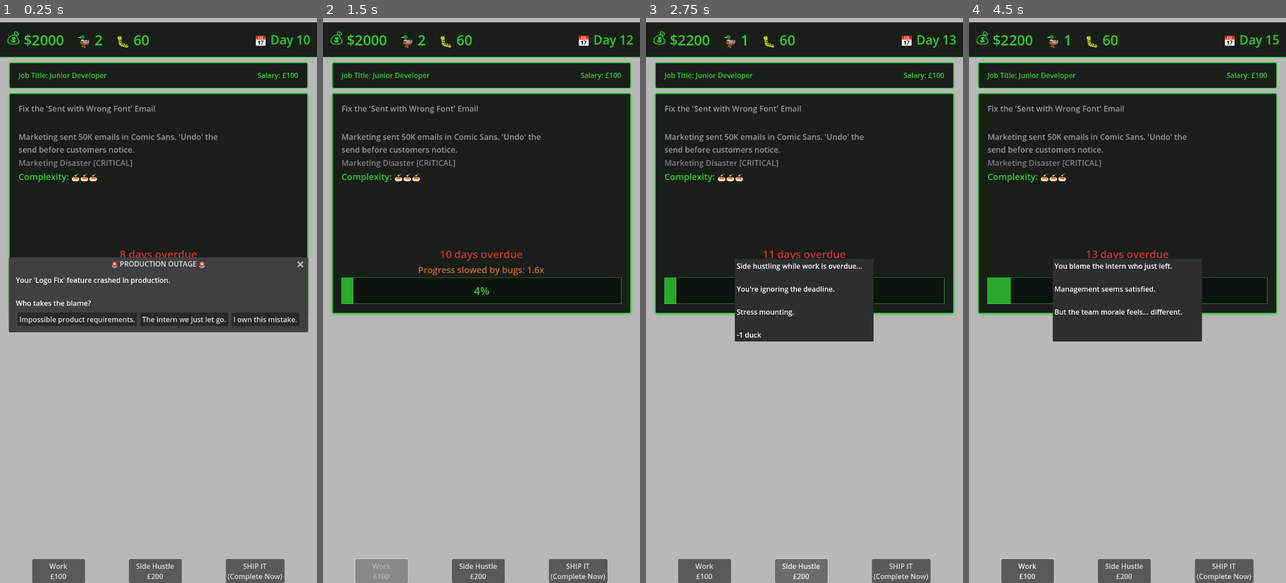
Above: before the commit, frames 1-4 (left to right).
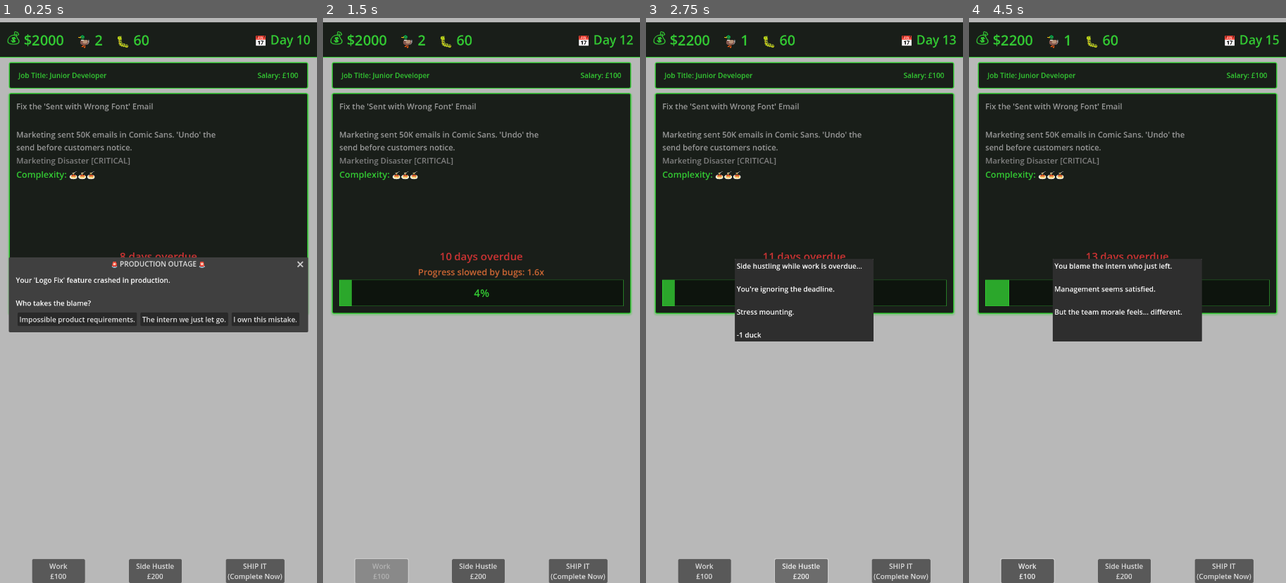
Above: after the commit, the same moments.

Repository: lmchoi/alt-f-this
Game: Godot game, scene res://scenes/game_ui.tscn
Two runs of this game, one before a commit and one after it. Both use one fixed random seed, a clock stepped at 60 frames per second and the inputs below.
Inputs:
- Up to frame 1 (0.25 s): no input
- Up to frame 2 (1.5 s): click "The intern we just let go." at 0.5 s; click "Work £100" at 1.25 s
- Up to frame 3 (2.75 s): click "Side Hustle £200" at 2 s
- Up to frame 4 (4.5 s): click "SHIP IT (Complete Now)" at 2.75 s; click "Work £100" at 3.5 s; click "The intern we just let go." at 4.25 s

The runs differ from the first frame. In frame 1, 1.7% of the frame differs, in the area x 5-69%, y 15-43%; in frame 2, 2.7%, in the area x 5-95%, y 15-51%; in frame 3, 2.1%; in frame 4, 2.1%.

Commit message:
Reduce panel margins from 20px to 15px for tighter layout
🤖 Generated with [Claude Code](https://claude.com/claude-code)

Co-Authored-By: Claude <noreply@anthropic.com>

Diff:
--- a/scenes/task_panel.tscn
+++ b/scenes/task_panel.tscn
@@ -40,10 +40,10 @@
 
 [node name="MarginContainer" type="MarginContainer" parent="."]
 layout_mode = 2
-theme_override_constants/margin_left = 20
-theme_override_constants/margin_top = 20
-theme_override_constants/margin_right = 20
-theme_override_constants/margin_bottom = 20
+theme_override_constants/margin_left = 15
+theme_override_constants/margin_top = 15
+theme_override_constants/margin_right = 15
+theme_override_constants/margin_bottom = 15
 
 [node name="MainContainer" type="VBoxContainer" parent="MarginContainer"]
 layout_mode = 2
